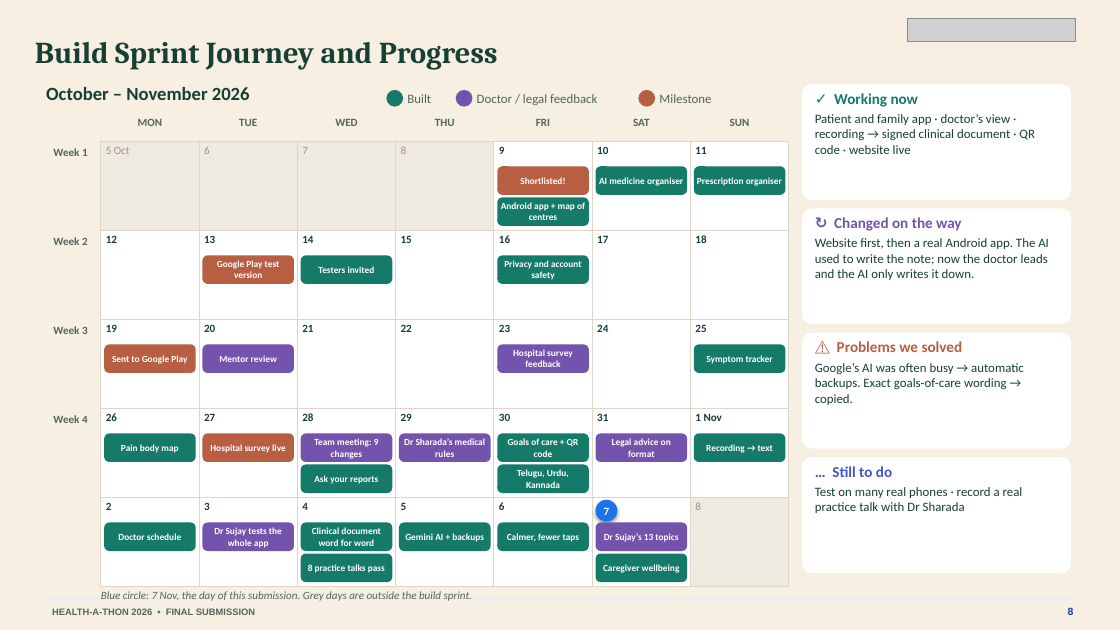
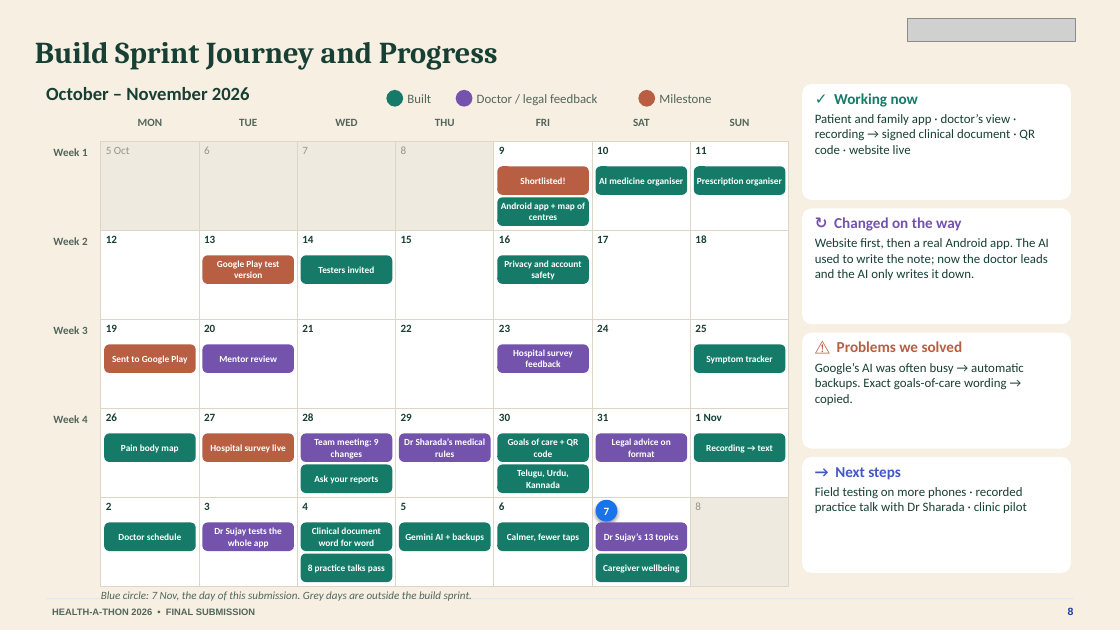
Before and after one commit to basithladdu/healthathon, a slide deck: slide 8 of output/final-submission/Sahara-Final-Presentation.pptx. Drawn at 1120x630 pixels with LibreOffice and Linux fonts; fonts in the diff are those of the drawing; grey boxes stand for pictures. Boxes give left, top, right and bottom in pixels: in the first picture for what was removed or moved away, otherwise in the second. Text is boxed around its words. In the diff, an @@ line names an element or a change of style, - is before the commit and + after.

```diff
--- a/output/final-submission/Sahara-Final-Presentation.pptx
+++ b/output/final-submission/Sahara-Final-Presentation.pptx
@@ text at [815,467,1027,513]: text changed @@
-… Still to do
-Test on many real phones · record a real practice talk with Dr Sharada
+→ Next steps
+Field testing on more phones · recorded practice talk with Dr Sharada · clinic pilot
```
Also in this commit, not shown: 7 other slides changed, 6 other files.
